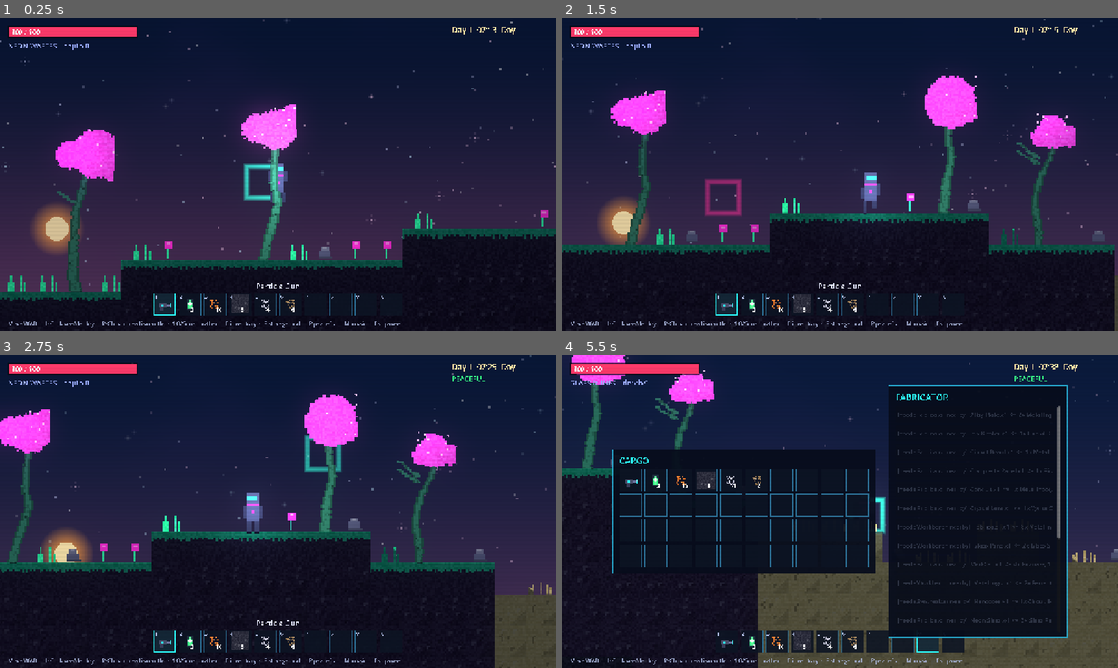
Above: before the commit, frames 1-4 (two rows, left to right).
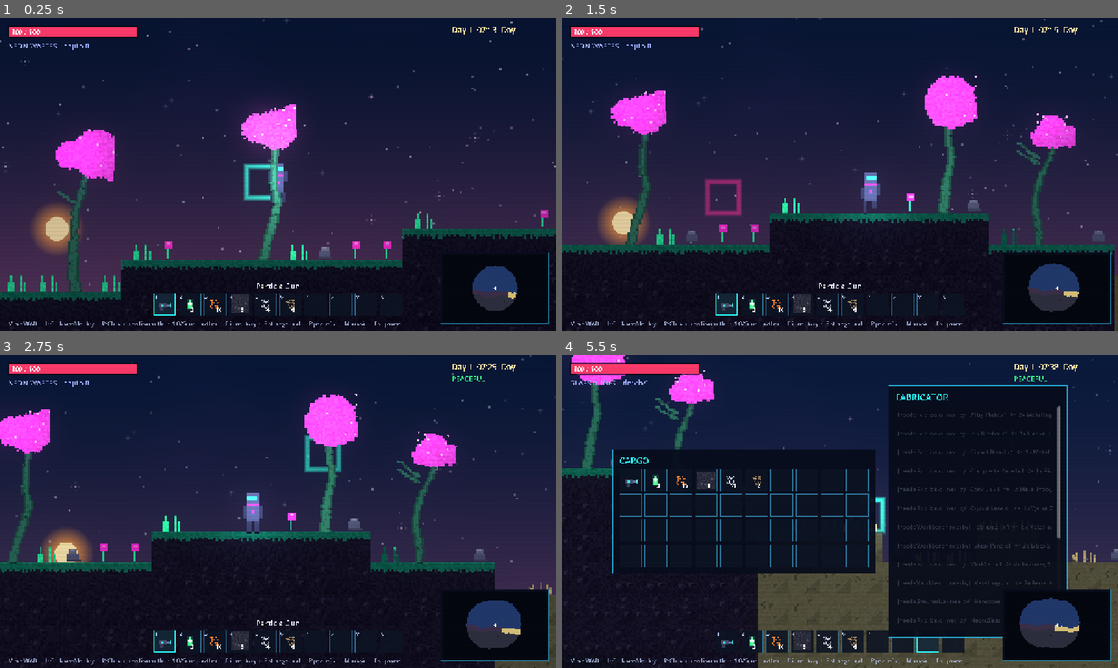
Above: after the commit, the same moments.

Repository: jaygriggsau/exocraft
Game: Godot game, scene res://scenes/Main.tscn
Same seed, same stepped clock (60 frames per second), same inputs: the game is played once before the commit and once after it.
Inputs (mouse positions are in pixels of both pictures, inside the frame that each line leads up to):
- Up to frame 1 (0.25 s): no input
- Up to frame 2 (1.5 s): tap Enter at 0.5 s; move the mouse to (962, 158) at 0.52 s; hold F (interact) 0.53-1.28 s; hold D (move_right) from 0.53 s (still down); click (962, 158) at 0.67 s; tap Space (jump) at 0.77 s; move the mouse to (728, 190) at 1.27 s; tap Shift (sprint) at 1.35 s; click (728, 190) at 1.42 s
- Up to frame 3 (2.75 s): tap Space (jump) at 1.52 s; move the mouse to (333, 442) at 2.02 s; release D (move_right) at 2.03 s; hold A (move_left) from 2.03 s (still down); hold P (toggle_enemies) from 2.03 s (still down); click (333, 442) at 2.17 s
- Up to frame 4 (5.5 s): move the mouse to (812, 574) at 2.77 s; release A (move_left) at 2.78 s; release P (toggle_enemies) at 2.78 s; hold D (move_right) 2.78-4.28 s; tap Tab at 2.85 s; click (812, 574) at 2.92 s; tap Space (jump) at 3.02, 3.77, 4.52 s; move the mouse to (1006, 558) at 3.52 s; tap M at 3.6 s; click (1006, 558) at 3.67 s; move the mouse to (673, 464) at 4.27 s; hold A (move_left) 4.28-5.03 s; tap 1 at 4.35 s; click (673, 464) at 4.42 s; move the mouse to (867, 511) at 5.02 s; hold D (move_right) from 5.03 s (still down); tap 9 at 5.1 s; click (867, 511) at 5.17 s

The runs differ from the first frame. In frame 1, 1.1% of the frame differs, in the area x 79-99%, y 74-98%; in frame 2, 1.3%; in frame 3, 2.9%; in frame 4, 3.7%.

Commit message:
Add a fog-of-war minimap that reveals as you explore
- World tracks a wider 'mapped' exploration set (radius 26 around the player,
  everywhere) alongside the underground fog reveal; exposes is_explored()
- HUD minimap (bottom-right neon panel): per-tile image centered on the player,
  biome-coloured explored terrain, sky/cave shading, fog over unexplored areas,
  a player marker and amber markers for deployed stations/pods; throttled update
- Reads only already-generated chunks (explored tiles) so it never streams new
  terrain

https://claude.ai/code/session_01Lbtdt6KHnYyPZuVhH3cTWJ

Diff:
--- a/scripts/ui/HUD.gd
+++ b/scripts/ui/HUD.gd
@@ -45,6 +45,15 @@
 var _rebind_action := ""
 var _rebind_button: Button
 
+const MM_W := 120
+const MM_H := 78
+const MM_SCALE := 2
+var _mm_panel: Panel
+var _mm_rect: TextureRect
+var _mm_img: Image
+var _mm_tex: ImageTexture
+var _mm_accum := 0.0
+
 const VIGNETTE_SHADER := """
 shader_type canvas_item;
 uniform float amount : hint_range(0.0, 1.0) = 0.0;
@@ -89,6 +98,7 @@
 	_build_death_label()
 	_build_pause()
 	_build_settings()
+	_build_minimap()
 	_build_scanlines()
 	_layout()
 
@@ -123,6 +133,8 @@
 	if _settings_dim:
 		_settings_dim.size = s
 		_settings_box.position = (s - _settings_box.size) / 2.0
+	if _mm_panel:
+		_mm_panel.position = Vector2(s.x - _mm_panel.size.x - 16, s.y - _mm_panel.size.y - 16)
 	_death_label.size.x = s.x
 	_death_label.position = Vector2(0, s.y / 2.0 - 24)
 	# inventory + fabricator centred as a pair
@@ -143,6 +155,10 @@
 	_peaceful_label.visible = not Game.enemies_enabled
 	_update_vignette()
 	_update_tooltip()
+	_mm_accum += _dt
+	if _mm_accum >= 0.15:
+		_mm_accum = 0.0
+		_update_minimap()
 	if _inv_panel.visible:
 		# recipe states depend on which station you're standing near, so refresh live
 		for row in _craft_rows:
@@ -237,6 +253,63 @@
 	var s := _sb(Color(0.03, 0.05, 0.11, 0.94), Color("2dffff"), 2)
 	s.border_color = Color(0.16, 0.7, 0.85, 0.9)
 	return s
+
+func _build_minimap() -> void:
+	_mm_img = Image.create_empty(MM_W, MM_H, false, Image.FORMAT_RGBA8)
+	_mm_img.fill(Color(0.02, 0.03, 0.06))
+	_mm_tex = ImageTexture.create_from_image(_mm_img)
+	_mm_panel = Panel.new()
+	_mm_panel.add_theme_stylebox_override("panel", _panel_sb())
+	_mm_panel.size = Vector2(MM_W * MM_SCALE + 10, MM_H * MM_SCALE + 10)
+	_mm_panel.mouse_filter = Control.MOUSE_FILTER_IGNORE
+	add_child_control(_mm_panel)
+	_mm_rect = TextureRect.new()
+	_mm_rect.texture = _mm_tex
+	_mm_rect.stretch_mode = TextureRect.STRETCH_SCALE
+	_mm_rect.texture_filter = CanvasItem.TEXTURE_FILTER_NEAREST
+	_mm_rect.position = Vector2(5, 5)
+	_mm_rect.size = Vector2(MM_W * MM_SCALE, MM_H * MM_SCALE)
+	_mm_rect.mouse_filter = Control.MOUSE_FILTER_IGNORE
+	_mm_panel.add_child(_mm_rect)
+
+func _update_minimap() -> void:
+	if Game.player == null or Game.world == null:
+		return
+	var w = Game.world
+	var pt: Vector2i = w.world_to_tile(Game.player.global_position)
+	var sky := Color(0.13, 0.22, 0.42)
+	var cave := Color(0.06, 0.07, 0.12)
+	var fog := Color(0.02, 0.03, 0.06)
+	for py in MM_H:
+		var ty := pt.y + py - MM_H / 2
+		for px in MM_W:
+			var tx := pt.x + px - MM_W / 2
+			var t := Vector2i(tx, ty)
+			var col: Color
+			if w.is_explored(t):
+				var id: int = w.get_tile(t)
+				if Tiles.is_solid(id):
+					col = Tiles.def(id).base
+				elif ty < w.surface_height(tx):
+					col = sky
+				else:
+					col = cave
+			else:
+				col = fog
+			_mm_img.set_pixel(px, py, col)
+	# deployed station / pod markers
+	for m in w.deployed():
+		if not is_instance_valid(m):
+			continue
+		var mt: Vector2i = w.world_to_tile(m.global_position - Vector2(0, 8))
+		var mx := mt.x - pt.x + MM_W / 2
+		var my := mt.y - pt.y + MM_H / 2
+		if mx >= 0 and my >= 0 and mx < MM_W and my < MM_H:
+			_mm_img.set_pixel(mx, my, Color("ffd23a"))
+	# player marker
+	for d in [Vector2i(0, 0), Vector2i(1, 0), Vector2i(-1, 0), Vector2i(0, 1), Vector2i(0, -1)]:
+		_mm_img.set_pixel(clampi(MM_W / 2 + d.x, 0, MM_W - 1), clampi(MM_H / 2 + d.y, 0, MM_H - 1), Color.WHITE)
+	_mm_tex.update(_mm_img)
 
 func _build_scanlines() -> void:
 	_scan = ColorRect.new()
--- a/scripts/world/World.gd
+++ b/scripts/world/World.gd
@@ -25,6 +25,7 @@
 var decor_map: TileMapLayer         # non-solid surface decorations
 var fog_map: TileMapLayer           # fog of war over unexplored underground
 var _explored := {}                 # Vector2i tile -> true (revealed)
+var _mapped := {}                   # Vector2i tile -> true (revealed on the minimap)
 var _last_reveal := Vector2i(999999, 999999)
 var chunks := {}                    # Vector2i -> PackedInt32Array
 var _loaded := {}                   # Vector2i -> true (currently rendered)
@@ -113,9 +114,10 @@
 	_stream(center)
 
 const REVEAL_RADIUS := 11
+const MAP_RADIUS := 26          ## how far the minimap reveals around the player
 
 func _reveal_around(c: Vector2i) -> void:
-	# clear fog within a circle of the player (underground only); stays revealed
+	# clear the in-world fog within a circle of the player (underground only)
 	for dy in range(-REVEAL_RADIUS, REVEAL_RADIUS + 1):
 		for dx in range(-REVEAL_RADIUS, REVEAL_RADIUS + 1):
 			if dx * dx + dy * dy > REVEAL_RADIUS * REVEAL_RADIUS:
@@ -127,6 +129,17 @@
 				continue
 			_explored[t] = true
 			fog_map.erase_cell(t)
+	# reveal a wider area on the minimap (everywhere, stays revealed)
+	for dy in range(-MAP_RADIUS, MAP_RADIUS + 1):
+		for dx in range(-MAP_RADIUS, MAP_RADIUS + 1):
+			if dx * dx + dy * dy <= MAP_RADIUS * MAP_RADIUS:
+				_mapped[Vector2i(c.x + dx, c.y + dy)] = true
+
+func is_explored(t: Vector2i) -> bool:
+	return _mapped.has(t)
+
+func deployed() -> Array:
+	return _stations + _pods
 
 func _fog_chunk(cc: Vector2i) -> void:
 	var oy := cc.y * CHUNK
Not shown, changed: README.md
